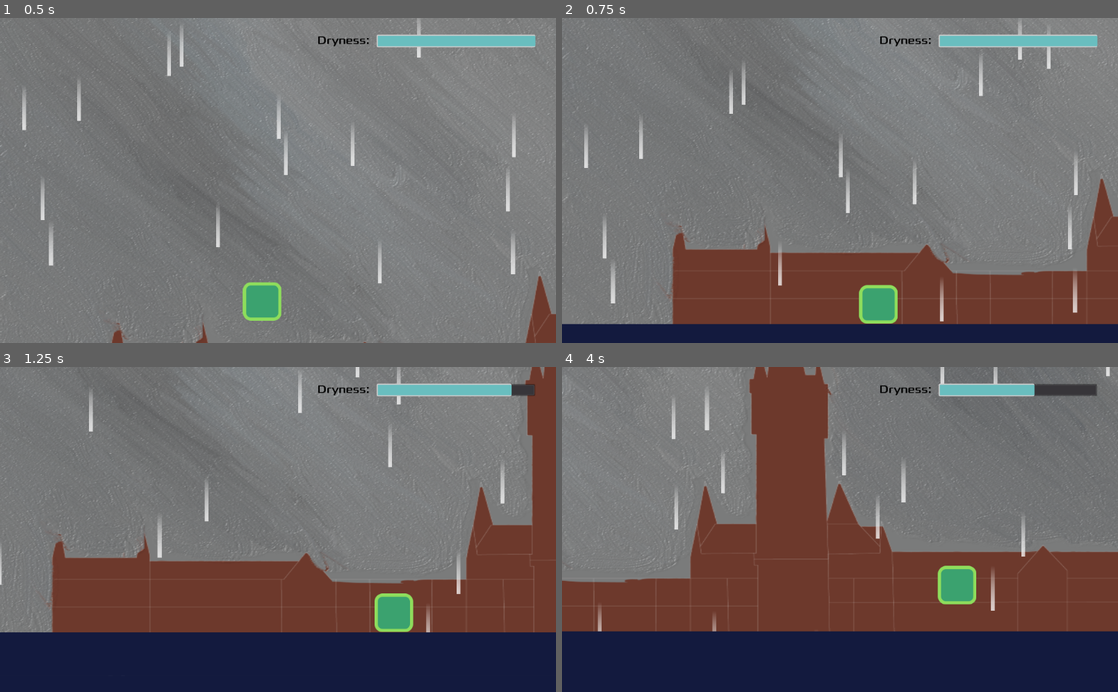
Above: before the commit, frames 1-4 (two rows, left to right).
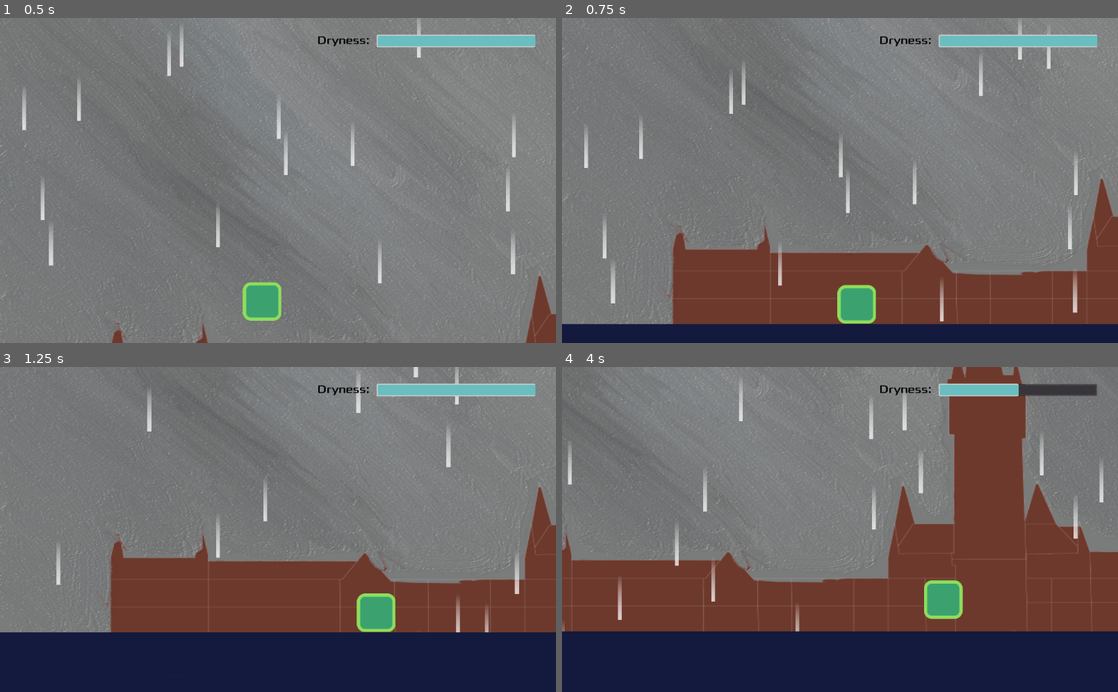
Above: after the commit, the same moments.

Repository: melissaho97/game_jam_2020
Game: Godot game, scene res://Scences/DogWalking/DogWalking.tscn
Same seed, same stepped clock (60 frames per second), same inputs: the game is played once before the commit and once after it. This scene is started directly instead of the project's main scene.
Inputs:
- Up to frame 1 (0.5 s): no input
- Up to frame 2 (0.75 s): hold Right (move_right) from 0.53 s (still down)
- Up to frame 3 (1.25 s): keep holding Right (move_right); tap Up (move_up) at 0.77 s
- Up to frame 4 (4 s): tap Up (move_up) at 1.52, 3.02, 3.77 s; release Right (move_right) at 2.03 s; hold Left (move_left) 2.03-2.78 s; hold Right (move_right) from 2.78 s (still down)

Frame 1 is identical in both runs. In frame 2, 1.1% of the frame differs, in the area x 49-61%, y 82-95%; in frame 3, 11%; in frame 4, 27%, in the area x 0-100%, y 0-82%.

Commit message:
Almost final version

Diff:
--- a/Godot New Project/Scences/DogWalking/Actors/Actor.gd
+++ b/Godot New Project/Scences/DogWalking/Actors/Actor.gd
@@ -4,7 +4,7 @@
 # Declare member variables here. Examples:
 # var a = 2
 # var b = "text"
-export var speed: = Vector2(300.0, 1000.0)
+export var speed: = Vector2(300.0, 600.0)
 export var gravity: = 3000.0
 var _velocity: = Vector2.ZERO
 # Called when the node enters the scene tree for the first time.
--- a/Godot New Project/Scences/DogWalking/DogWalking.tscn
+++ b/Godot New Project/Scences/DogWalking/DogWalking.tscn
@@ -67,21 +67,19 @@
 [node name="Player" parent="." instance=ExtResource( 2 )]
 position = Vector2( 483, 181 )
 z_index = 1
-speed = Vector2( 500, 1000 )
 gravity = 1500.0
 
 [node name="RainSpawn" type="Path2D" parent="."]
 position = Vector2( -5.89474, -128 )
 scale = Vector2( 0.953947, 1 )
-curve = SubResource( 3 )
+curve = SubResource( 1 )
 
 [node name="RaindropPosition" type="PathFollow2D" parent="RainSpawn"]
 position = Vector2( 6.17931, -128 )
-rotation = -1.95163e-06
 
 [node name="TileMap" type="TileMap" parent="."]
 z_index = 1
-tile_set = SubResource( 2 )
+tile_set = SubResource( 3 )
 cell_size = Vector2( 80, 80 )
 collision_use_kinematic = true
 collision_layer = 8
Not shown: 2 places in Godot New Project/Scences/DogWalking/DogWalking.tscn that only renumber resources
